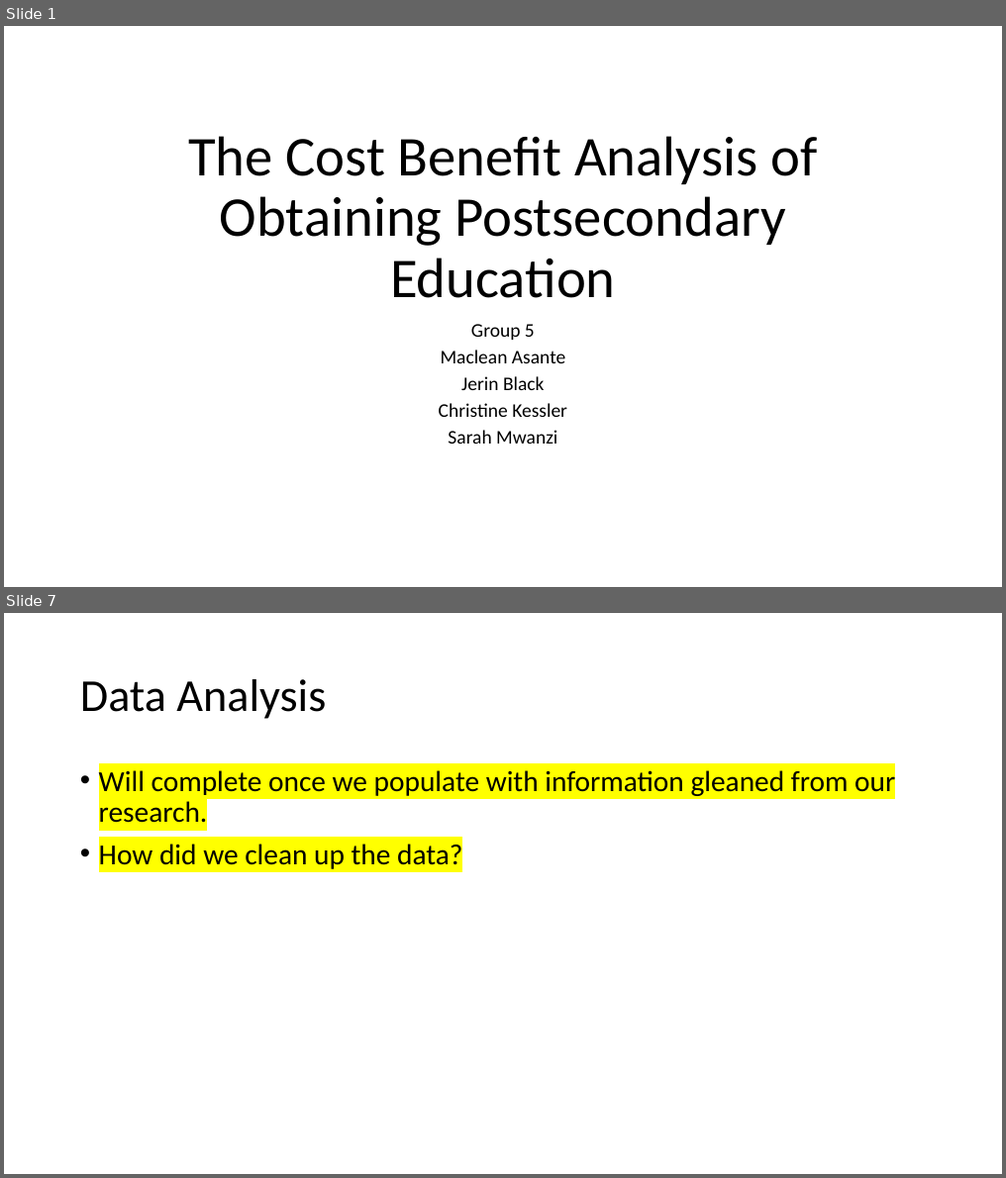
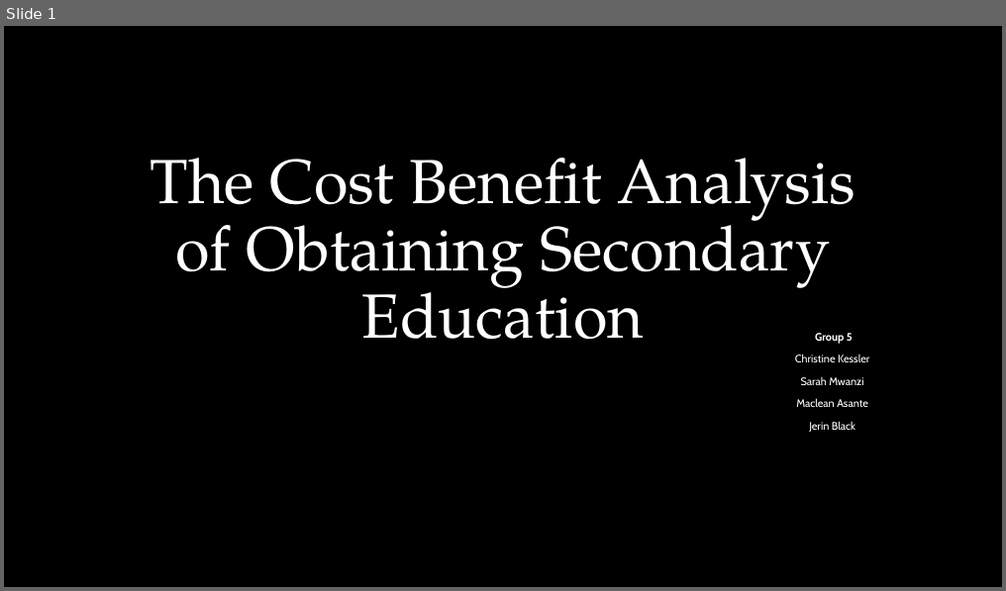
Before and after one commit to clkessler220/project-1-team-5, a slide deck: The Cost Benefit Analysis of Obtaining Postsecondary Eduction.pptx. Shown one above the other, each under a label of ours: slides 1 and 7 before the commit, slide 1 after it; the slides between them are not shown. The pictures are 1006x1178 and 1006x591 pixels, drawn with LibreOffice and Linux fonts; fonts in the diff are those of the drawing; background and template pictures are left out. Boxes give left, top, right and bottom in pixels: in the first picture for what was removed or moved away, otherwise in the second. Text is boxed around its words. In the diff, an @@ line names an element or a change of style, - is before the commit and + after.

```diff
--- a/The Cost Benefit Analysis of Obtaining Postsecondary Eduction.pptx
+++ b/The Cost Benefit Analysis of Obtaining Postsecondary Eduction.pptx
@@ slide 7 removed at box(4, 613, 1002, 1174), background #FFFFFF @@
@@ title removed at box(80, 679, 326, 719) @@
-Data Analysis
@@ text removed at box(99, 770, 895, 869) @@
-• Will complete once we populate with information gleaned from our research.
-• How did we clean up the data?
@@ slide 1 changed as well @@
@@ background #FFFFFF to picture (left out) @@
@@ title at box(151, 158, 856, 340): text changed; size 54 to 60 pt; font Calibri to TeX Gyre Pagella; text colour #000000 to #FFFFFF @@
-The Cost Benefit Analysis of Obtaining Postsecondary Education
+The Cost Benefit Analysis of Obtaining Secondary Education
@@ subtitle "Group 5": place and size @@
-subtitle "Group 5" at box(439, 324, 567, 444)
+subtitle "Group 5" at box(795, 333, 869, 432)
@@ subtitle at box(796, 333, 868, 432): size 18.6 to 10.5 pt, font Calibri to Cabin, text colour #000000 to #FFFFFF in "Group 5", "Maclean Asante", "Jerin Black"; bold on in "Group 5"; line spacing 0.7 to 0.9 @@
@@ subtitle at box(795, 354, 869, 385): paragraphs added @@
+Christine Kessler
+Sarah Mwanzi
@@ subtitle at box(439, 403, 567, 444): paragraphs removed @@
-Christine Kessler
-Sarah Mwanzi
```
Also in this commit, not shown: 2 other slides changed, 6 slides added, 4 other slides removed.
